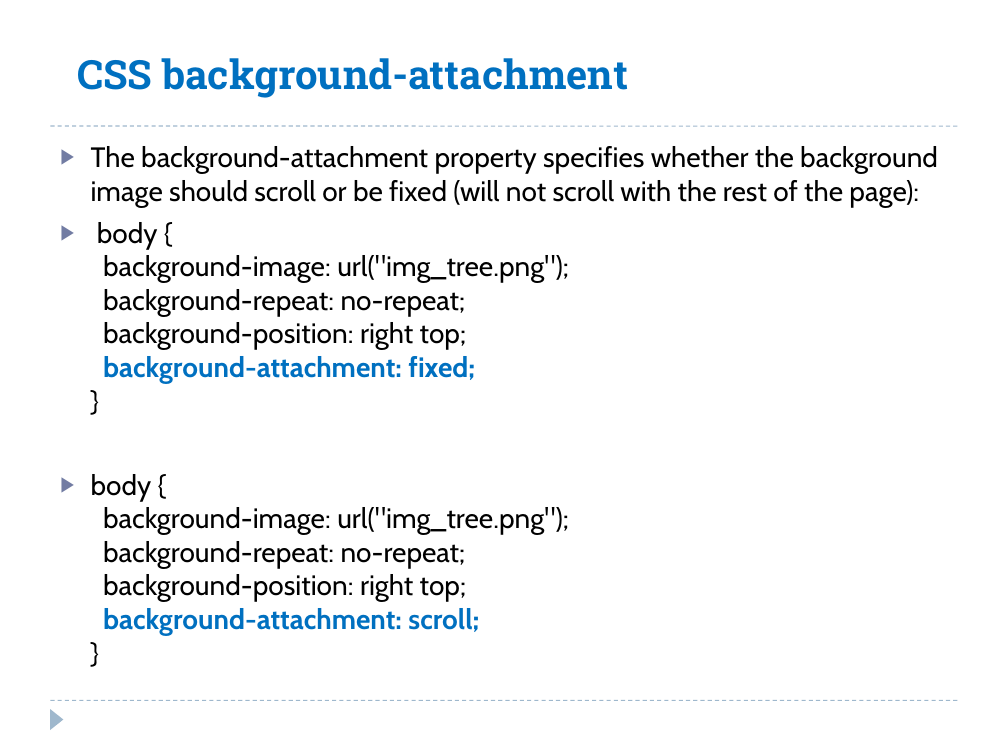
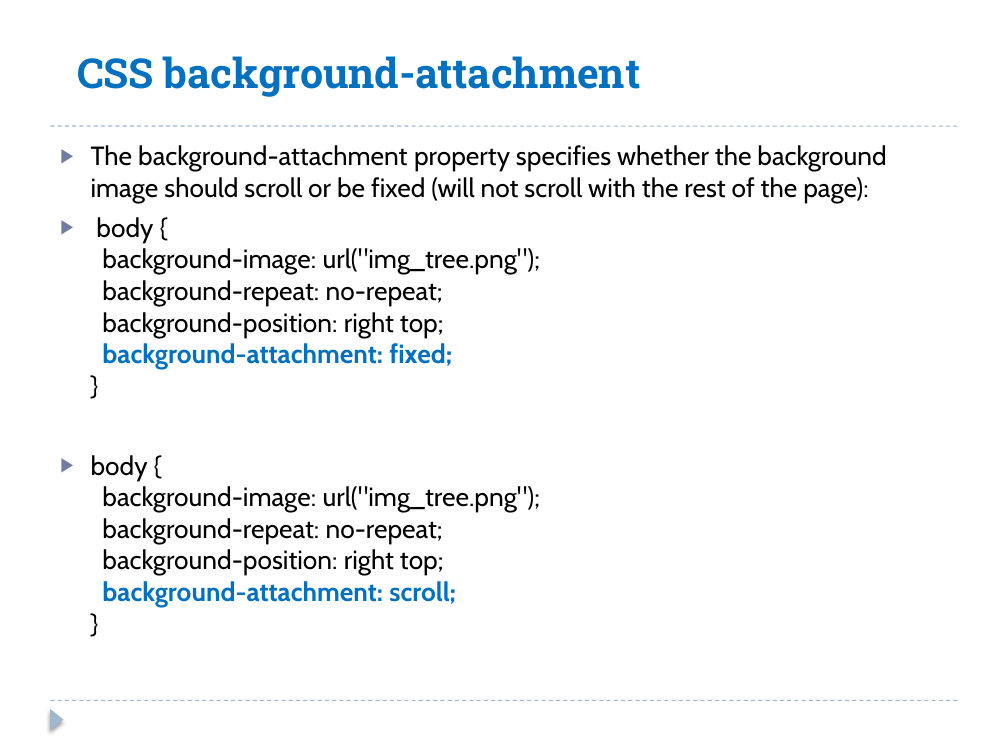
Before and after one commit to Reeves9/Class-Notes, a slide deck: slide 21 of 5th SEM/Web Technology/css.pptx. Drawn at 1008x756 pixels with LibreOffice and Linux fonts; fonts in the diff are those of the drawing. Boxes give left, top, right and bottom in pixels: in the first picture for what was removed or moved away, otherwise in the second. Text is boxed around its words. In the diff, an @@ line names an element or a change of style, - is before the commit and + after.

```diff
--- a/5th SEM/Web Technology/css.pptx
+++ b/5th SEM/Web Technology/css.pptx
@@ title "CSS background-attachment" at (77,56,640,97): size 28.8 to 29.4 pt @@
@@ text "The background-attachment property specifies whether ..." at (91,145,886,607): size 20 to 18.8 pt @@
@@ triangle at (50,709,64,730): shadow on @@
```
Also in this commit, not shown: 66 other slides changed, 2 other files.
